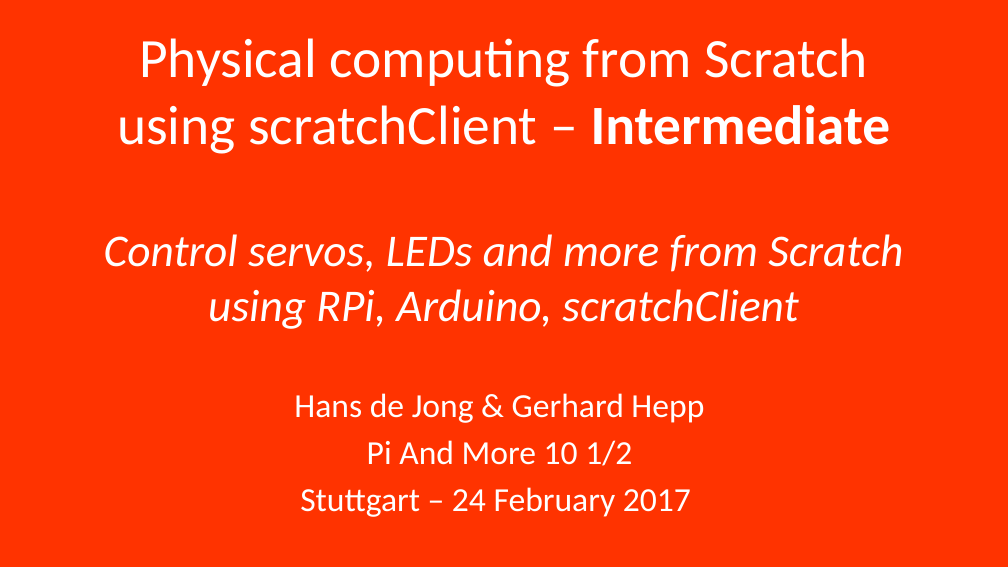
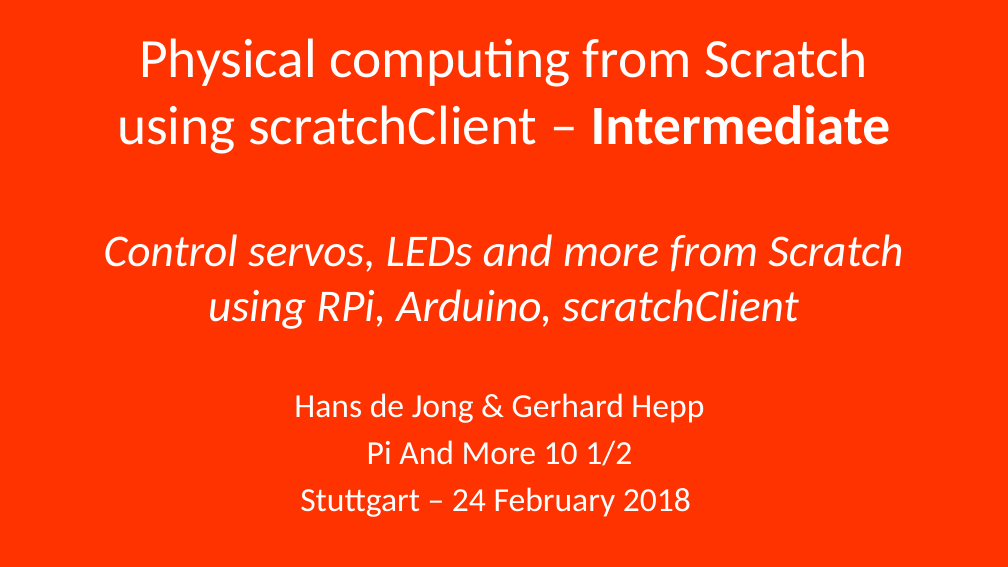
Before and after one commit to hansdejongehv/scratchClient-Tutorials, a slide deck: slide 1 of scratchClientTutorial/UK---English/UK - 2 - scratchCl Intermediate Tutorial.pptx. Drawn at 1008x567 pixels with LibreOffice and Linux fonts; fonts in the diff are those of the drawing. Boxes give left, top, right and bottom in pixels: in the first picture for what was removed or moved away, otherwise in the second. Text is boxed around its words. In the diff, an @@ line names an element or a change of style, - is before the commit and + after.

```diff
--- a/scratchClientTutorial/UK---English/UK - 2 - scratchCl Intermediate Tutorial.pptx
+++ b/scratchClientTutorial/UK---English/UK - 2 - scratchCl Intermediate Tutorial.pptx
@@ subtitle at box(300, 487, 691, 517): text changed @@
-Stuttgart – 24 February 2017
+Stuttgart – 24 February 2018
```
Also in this commit, not shown: 8 other slides changed, 12 slides removed, 21 other files.
